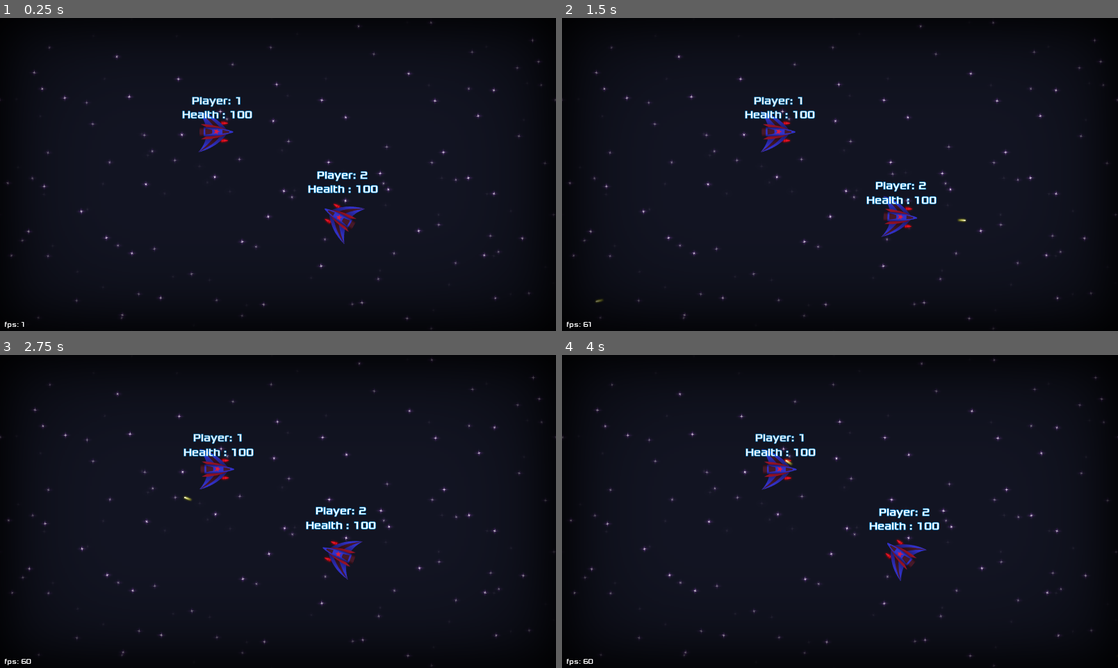
Above: before the commit, frames 1-4 (two rows, left to right).
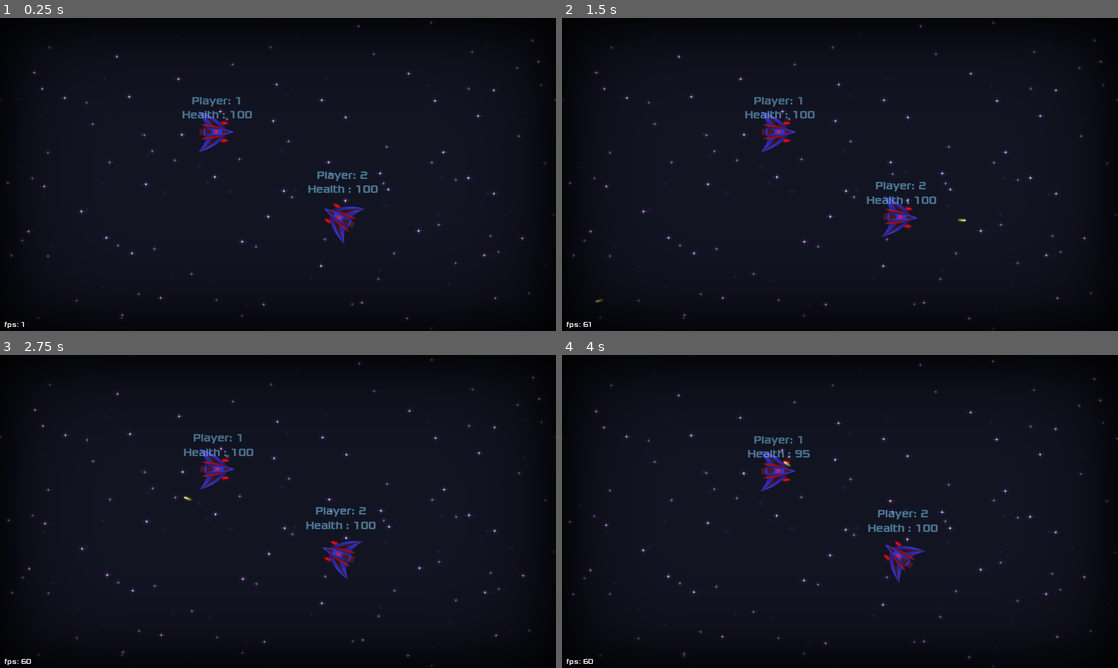
Above: after the commit, the same moments.

Repository: Najim-SD/Moon-Guardian
Game: Godot game, scene res://Scenes/Level.tscn
Same seed, same stepped clock (60 frames per second), same inputs: the game is played once before the commit and once after it.
Inputs (mouse positions are in pixels of both pictures, inside the frame that each line leads up to):
- Up to frame 1 (0.25 s): no input
- Up to frame 2 (1.5 s): move the mouse to (812, 237) at 0.52 s; right-click (812, 237) at 0.6 s; move the mouse to (1006, 221) at 1.27 s; right-click (1006, 221) at 1.35 s
- Up to frame 3 (2.75 s): tap Enter at 2 s; move the mouse to (111, 464) at 2.02 s; click (111, 464) at 2.1 s; right-click (111, 464) at 2.3 s
- Up to frame 4 (4 s): move the mouse to (867, 511) at 2.77 s; right-click (867, 511) at 2.85 s; tap Space at 3.5 s; move the mouse to (756, 433) at 3.52 s; right-click (756, 433) at 3.6 s

The runs differ from the first frame. In frame 1, 0.8% of the frame differs, in the area x 32-68%, y 25-56%; in frame 2, 0.8%; in frame 3, 0.8%; in frame 4, 2.3%, in the area x 0-100%, y 1-100%.

Commit message:
camera shaking, bullet memory and collision handling

Diff:
--- a/Scenes/LaserShot.tscn
+++ b/Scenes/LaserShot.tscn
@@ -1,11 +1,15 @@
-[gd_scene load_steps=3 format=2]
+[gd_scene load_steps=4 format=2]
 
 [ext_resource path="res://Art/LaserShot.png" type="Texture" id=1]
+[ext_resource path="res://Scripts/LaserShot.gd" type="Script" id=2]
 
 [sub_resource type="RectangleShape2D" id=1]
 extents = Vector2( 9.31804, 2.67354 )
 
 [node name="LaserShot" type="RigidBody2D"]
+contacts_reported = 5
+contact_monitor = true
+script = ExtResource( 2 )
 
 [node name="Sprite" type="Sprite" parent="."]
 position = Vector2( -10, 0 )
@@ -17,3 +21,4 @@
 visible = false
 position = Vector2( -7.5, 0 )
 shape = SubResource( 1 )
+[connection signal="body_entered" from="." to="." method="_on_LaserShot_body_entered"]
--- a/Scenes/Level.tscn
+++ b/Scenes/Level.tscn
@@ -11,7 +11,7 @@
 
 [node name="Parallax" parent="." instance=ExtResource( 3 )]
 
-[node name="Spaceship" parent="." instance=ExtResource( 1 )]
+[node name="Spaceship1" parent="." instance=ExtResource( 1 )]
 position = Vector2( 493.367, 260.829 )
 
 [node name="Spaceship2" parent="." instance=ExtResource( 1 )]
@@ -25,7 +25,7 @@
 drag_margin_top = 0.0
 drag_margin_right = 0.0
 drag_margin_bottom = 0.0
-targets = [ "Spaceship", "Spaceship2" ]
+targets = [ "Spaceship1", "Spaceship2" ]
 
 [node name="LevelBoundary" parent="." instance=ExtResource( 4 )]
 position = Vector2( 645.809, 336.359 )
--- a/Scenes/Spaceship.tscn
+++ b/Scenes/Spaceship.tscn
@@ -43,7 +43,7 @@
 rotation = 1.5708
 frames = SubResource( 1 )
 animation = "JetFlame"
-frame = 4
+frame = 11
 playing = true
 
 [node name="Missile1" parent="." instance=ExtResource( 19 )]
@@ -62,6 +62,7 @@
 polygon = PoolVector2Array( 37.5561, -0.0800629, 22.8727, -4.84227, 1.04591, -28.2564, -39.8297, -46.5115, -23.5588, -11.1919, -36.258, -10.795, -35.8612, 9.04749, -22.7651, 10.6349, -40.2265, 46.7483, 0.649063, 29.2868, 23.6664, 6.66639 )
 
 [node name="UI" type="Node2D" parent="."]
+modulate = Color( 1, 1, 1, 0.313726 )
 position = Vector2( -0.529724, 13.773 )
 
 [node name="Label" type="Label" parent="UI"]
@@ -86,8 +87,9 @@
 [node name="CollisionPolygon2D" type="CollisionPolygon2D" parent="Area2D"]
 polygon = PoolVector2Array( -43.7755, -47.5305, -6.02052, -31.9565, 21.8238, -6, 37.3977, 0.135185, 22.2957, 6.27036, -10.7399, 35.0585, -42.3597, 47.3289, -38.1123, -0.808693 )
 
-[node name="bulletSpawnPos" type="Node2D" parent="."]
+[node name="bulletSpawnPos" type="Position2D" parent="."]
 position = Vector2( 55, 0 )
 __meta__ = {
 "_edit_lock_": true
 }
+[connection signal="body_entered" from="Area2D" to="." method="_on_Area2D_body_entered"]
--- a/Scripts/Camera2D.gd
+++ b/Scripts/Camera2D.gd
@@ -2,7 +2,8 @@
 
 
 export var targets = ["Player1"]
-
+var shaking = 0
+var shakingRange = Vector2(-3,3)
 
 func _ready():
 
@@ -10,6 +11,11 @@
 
 
 func _process(delta):
+	shaking  = max(shaking-1, 0)
+	if shaking > 0:
+		offset = Vector2(rand_range(shakingRange.x,shakingRange.y), rand_range(shakingRange.x,shakingRange.y))
+	else:
+		offset = Vector2.ZERO
 	var pos:Vector2 = get_parent().find_node(targets[0]).position
 	var maxX = pos.x
 	var minX = pos.x
--- /dev/null
+++ b/Scripts/LaserShot.gd
@@ -0,0 +1,25 @@
+extends RigidBody2D
+
+
+var ownerId = 0
+var alive = 30
+var beginDestroy = false
+
+# Called when the node enters the scene tree for the first time.
+func _ready():
+	pass # Replace with function body.
+
+
+# Called every frame. 'delta' is the elapsed time since the previous frame.
+func _physics_process(delta):
+	if beginDestroy: alive -= 1
+	$Sprite.modulate.a = alive/30.0
+	if alive <= 0:
+		queue_free()
+	pass
+
+
+func _on_LaserShot_body_entered(body):
+	$CollisionShape2D.disabled = true
+	beginDestroy = true
+	pass # Replace with function body.
--- a/Scripts/Spaceship.gd
+++ b/Scripts/Spaceship.gd
@@ -1,9 +1,5 @@
 extends KinematicBody2D
 
-
-# Declare member variables here. Examples:
-# var a = 2
-# var b = "text"
 
 var velocity = Vector2()
 var direction = Vector2()
@@ -18,6 +14,7 @@
 export var fireRate = 60 * 0.20
 var fireCounter = 0
 var bulletScene = preload("res://Scenes/LaserShot.tscn")
+var cam = null
 
 export var useJoyStick = true
 export var controlDevice = 0
@@ -26,6 +23,7 @@
 
 # Called when the node enters the scene tree for the first time.
 func _ready():
+	cam = get_parent().find_node("MultiCam")
 	pass # Replace with function body.
 
 func _process(delta):
@@ -97,3 +95,14 @@
 	bulletInstance.rotation = rotation
 	bulletInstance.apply_impulse(Vector2(), Vector2(bulletSpeed, 0).rotated(rotation))
 	get_tree().root.call_deferred("add_child", bulletInstance)
+	bulletInstance.ownerId = playerId
+	cam.shaking = 5	# shake for 10 frames
+	cam.shakingRange = Vector2(-2,2)	# higher numbers = more violent shaking
+
+
+func _on_Area2D_body_entered(body):
+	if "Laser" in body.name and body.ownerId != playerId and body.alive == 30:
+		health -= 5
+		cam.shaking = 12	# shake for 10 frames
+		cam.shakingRange = Vector2(-4,4)	# higher numbers = more violent shaking
+	pass # Replace with function body.
